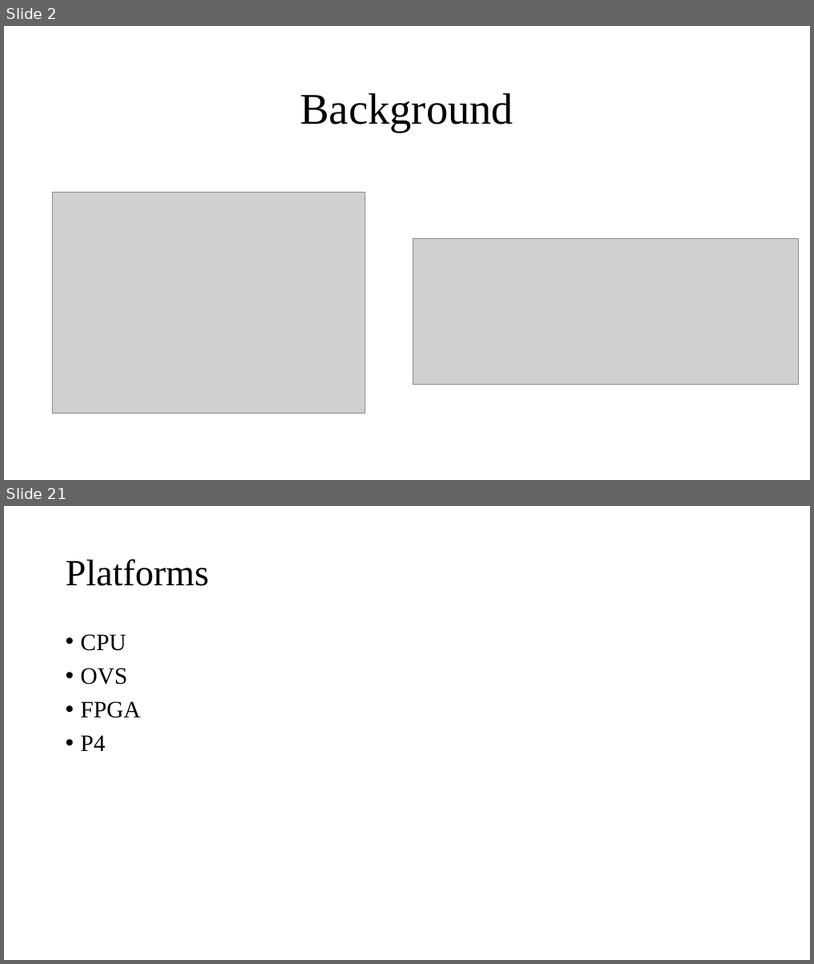
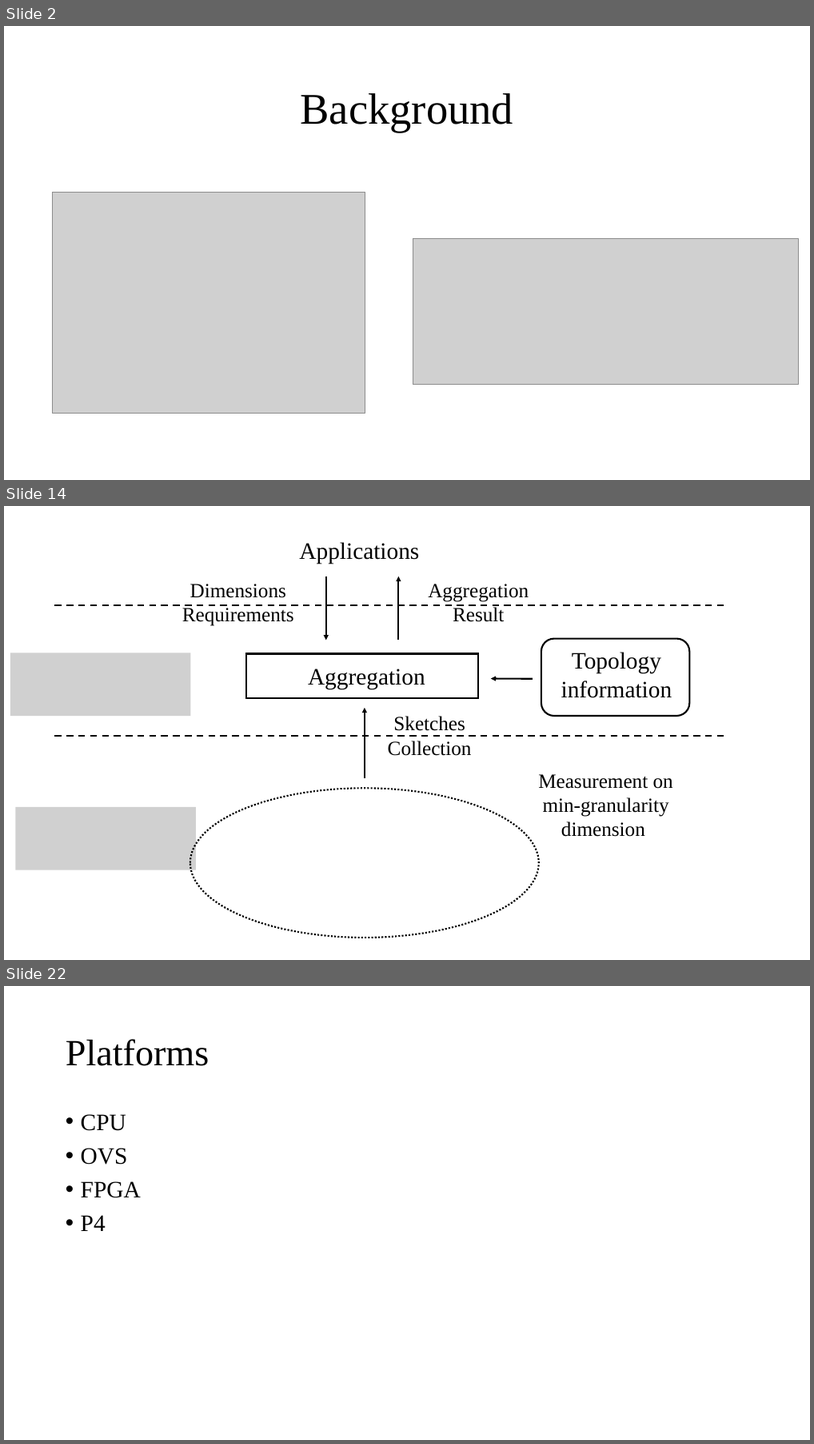
Before and after one commit to Lipox/Dimension, a slide deck: dimensions.pptx. Shown one above the other, each under a label of ours: slides 2 and 21 before the commit, slides 2, 14 and 22 after it; the slides between them are not shown. The pictures are 814x964 and 814x1444 pixels, drawn with LibreOffice and Linux fonts; fonts in the diff are those of the drawing; grey boxes stand for pictures. Boxes give left, top, right and bottom in pixels: in the first picture for what was removed or moved away, otherwise in the second. Text is boxed around its words. In the diff, an @@ line names an element or a change of style, - is before the commit and + after.

```diff
--- a/dimensions.pptx
+++ b/dimensions.pptx
@@ slide 14 added at [4, 506, 810, 960], background #FFFFFF @@
@@ text added at [299, 542, 419, 564], 28 pt, text #000000 @@
+Applications
@@ arrow added from (326, 576) to (326, 640), #000000 2 pt @@
@@ arrow added from (399, 640) to (399, 576), #000000 2 pt @@
@@ text added at [182, 584, 294, 626], 24 pt, text #000000 @@
+Dimensions Requirements
@@ text added at [428, 584, 529, 622], 24 pt, text #000000 @@
+Aggregation Result
@@ line added from (55, 605) to (726, 605), #000000 2 pt dashed @@
@@ rounded rectangle added at [542, 639, 690, 716], outline #000000 2 pt @@
@@ picture added at [10, 653, 191, 716] @@
@@ rectangle added at [246, 654, 478, 698], outline #000000 2 pt @@
@@ text added at [308, 668, 426, 689], 28 pt, text #000000 @@
+Aggregation
@@ text added at [562, 652, 673, 698], 28 pt, text #000000 @@
+Topology information
@@ arrow added from (533, 679) to (491, 679), #000000 2 pt @@
@@ arrow added from (365, 778) to (365, 708), #000000 2 pt @@
@@ text added at [388, 716, 472, 756], 24 pt, text #000000 @@
+Sketches Collection
@@ line added from (55, 736) to (726, 736), #000000 2 pt dashed @@
@@ ellipse added at [190, 788, 539, 937], outline #000000 2 pt dashed @@
@@ text added at [538, 774, 674, 836], 24 pt, text #000000 @@
+Measurement on min-granularity dimension
@@ picture added at [15, 807, 196, 869] @@
@@ what was slide 21 is now slide 22 @@
```
Also in this commit, not shown: 5 slides changed, 14 other slides added, 11 slides removed.
